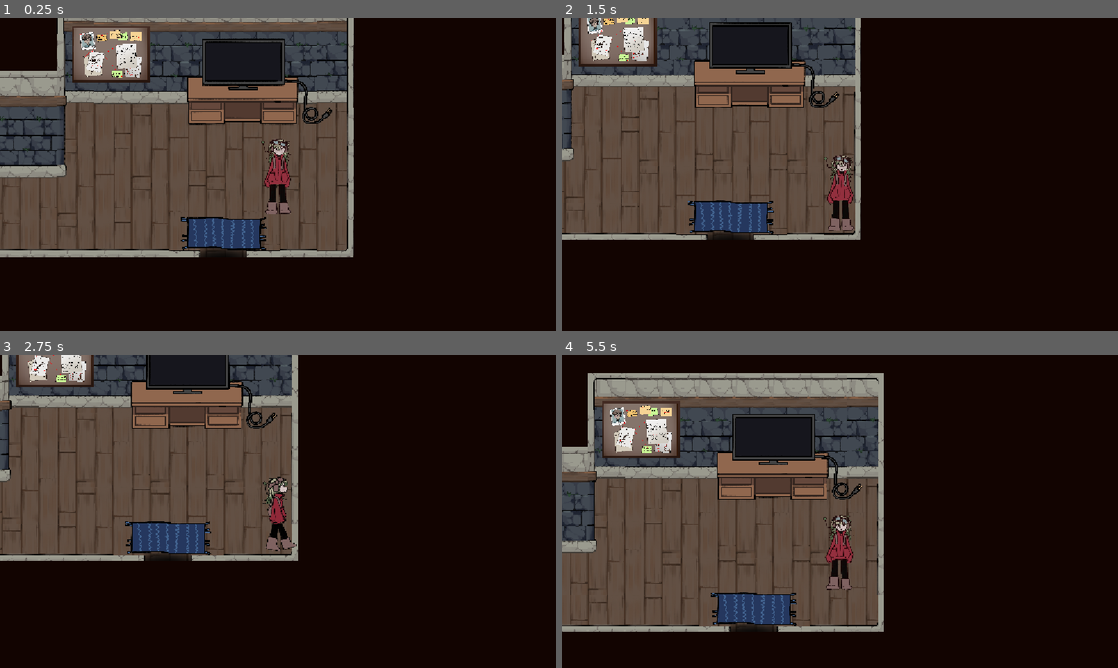
Above: before the commit, frames 1-4 (two rows, left to right).
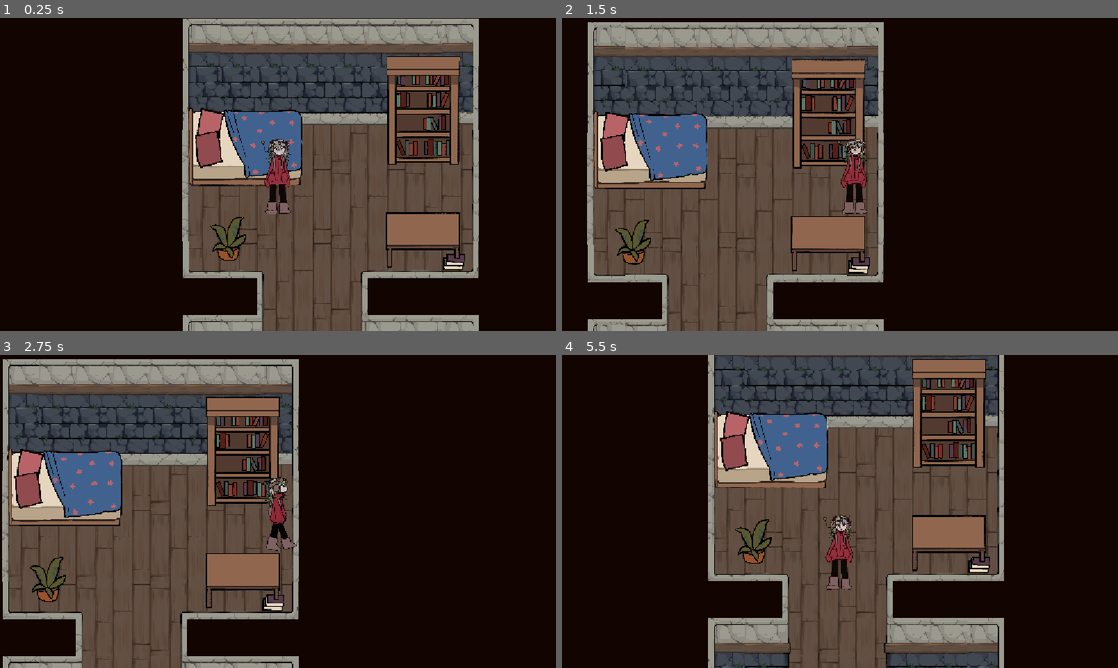
Above: after the commit, the same moments.

Repository: Jiwwie/gymnasiearbete
Game: Godot game, scene res://scenes/rooms/house.tscn
Two runs of this game, one before a commit and one after it. Both use one fixed random seed, a clock stepped at 60 frames per second and the inputs below. The engine's default icon, where the game draws it, is replaced by a stand-in: a white triangle on a blue panel in a dark square.
Inputs:
- Up to frame 1 (0.25 s): no input
- Up to frame 2 (1.5 s): tap Enter (ui_accept) at 0.5, 0.77 s; hold D (move_right) 0.53-1.28 s; tap E (interact) at 0.6, 1.35 s; hold S (move_down) from 1.28 s (still down)
- Up to frame 3 (2.75 s): tap Enter (ui_accept) at 1.52 s; release S (move_down) at 2.03 s; hold D (move_right) from 2.03 s (still down); tap E (interact) at 2.1 s
- Up to frame 4 (5.5 s): release D (move_right) at 2.78 s; hold W (move_up) 2.78-3.53 s; tap E (interact) at 2.85, 3.5, 3.6, 4.35, 5.1 s; tap Enter (ui_accept) at 3.02, 3.77, 4.52 s; hold A (move_left) 3.53-5.03 s; hold S (move_down) from 5.03 s (still down)

The runs differ from the first frame. In frame 1, 63% of the frame differs, in the area x 0-87%, y 0-100%; in frame 2, 43%; in frame 3, 40%; in frame 4, 59%.

Commit message:
Add bridge exit and update player idle animation
Introduced a new bridge exit in the environment with corresponding scene and script to handle player transitions to the house. Updated player idle animation to use 'idle_up' when dialogue is active. Adjusted player and spawn positions in house and outside scenes to accommodate the new bridge exit.

Diff:
--- /dev/null
+++ b/scenes/environment/exits/bridge.tscn
@@ -0,0 +1,12 @@
+[gd_scene load_steps=3 format=3 uid="uid://do40dayd8hy1q"]
+
+[ext_resource type="Script" uid="uid://dx5pwsc3ftvi8" path="res://scripts/environment/exits/bridge.gd" id="1_7dvbt"]
+
+[sub_resource type="RectangleShape2D" id="RectangleShape2D_507x1"]
+size = Vector2(25, 154)
+
+[node name="Bridge" type="Area2D"]
+script = ExtResource("1_7dvbt")
+
+[node name="CollisionShape2D" type="CollisionShape2D" parent="."]
+shape = SubResource("RectangleShape2D_507x1")
--- a/scenes/rooms/house.tscn
+++ b/scenes/rooms/house.tscn
@@ -31,7 +31,7 @@
 position = Vector2(1756, 553)
 
 [node name="Player" parent="." instance=ExtResource("1_kanab")]
-position = Vector2(2045, 754)
+position = Vector2(1061, 77)
 
 [node name="Spawn" type="Marker2D" parent="." groups=["spawn"]]
 unique_name_in_owner = true
--- a/scenes/rooms/outside.tscn
+++ b/scenes/rooms/outside.tscn
@@ -9,6 +9,7 @@
 [ext_resource type="Script" uid="uid://2btuqnthkqtt" path="res://scripts/environment/interactables/dialogue_test.gd" id="5_rs61t"]
 [ext_resource type="PackedScene" uid="uid://cpc43ol1uaidh" path="res://scenes/ui/dialogue_system.tscn" id="7_o3qkr"]
 [ext_resource type="Texture2D" uid="uid://c0yqon880ggfm" path="res://icon.svg" id="9_fidl1"]
+[ext_resource type="PackedScene" uid="uid://do40dayd8hy1q" path="res://scenes/environment/exits/bridge.tscn" id="10_f6t8w"]
 
 [sub_resource type="AtlasTexture" id="AtlasTexture_h5q2f"]
 atlas = ExtResource("2_h5q2f")
@@ -136,7 +137,7 @@
 
 [node name="Spawn" type="Marker2D" parent="." groups=["spawn"]]
 unique_name_in_owner = true
-position = Vector2(-203, -2)
+position = Vector2(1763, 44)
 
 [node name="EnterHome" parent="." instance=ExtResource("3_exfpn")]
 position = Vector2(-198, -93)
@@ -147,6 +148,9 @@
 
 [node name="InteractUi" parent="InteractText" instance=ExtResource("5_88mi5")]
 
+[node name="Bridge" parent="." instance=ExtResource("10_f6t8w")]
+position = Vector2(1943, 39)
+
 [connection signal="body_entered" from="Steven" to="Steven" method="_on_body_entered"]
 [connection signal="body_exited" from="Steven" to="Steven" method="_on_body_exited"]
 [connection signal="body_entered" from="DialogueTest" to="DialogueTest" method="_on_body_entered"]
--- /dev/null
+++ b/scripts/environment/exits/bridge.gd
@@ -0,0 +1,14 @@
+extends Area2D
+
+var target_scene = "res://scenes/rooms/house.tscn"
+
+func _ready() -> void:
+	pass
+
+func _on_body_entered(body):
+	if body.is_in_group("player"):
+		call_deferred("_change_scene")
+		SpawnManager.spawn = true
+
+func _change_scene():
+	get_tree().change_scene_to_file(target_scene)
--- a/scripts/player/player.gd
+++ b/scripts/player/player.gd
@@ -12,7 +12,7 @@
 func _process(_delta: float) -> void:
 	if Globals.is_dialogue_active:
 		velocity = Vector2.ZERO
-		$AnimatedSprite2D.animation = "idle"
+		$AnimatedSprite2D.animation = "idle_up"
 		return
 
 	velocity = Vector2.ZERO
Not shown: 1 places in scenes/rooms/outside.tscn that only renumber resources
Not shown, added: scripts/environment/exits/bridge.gd.uid
